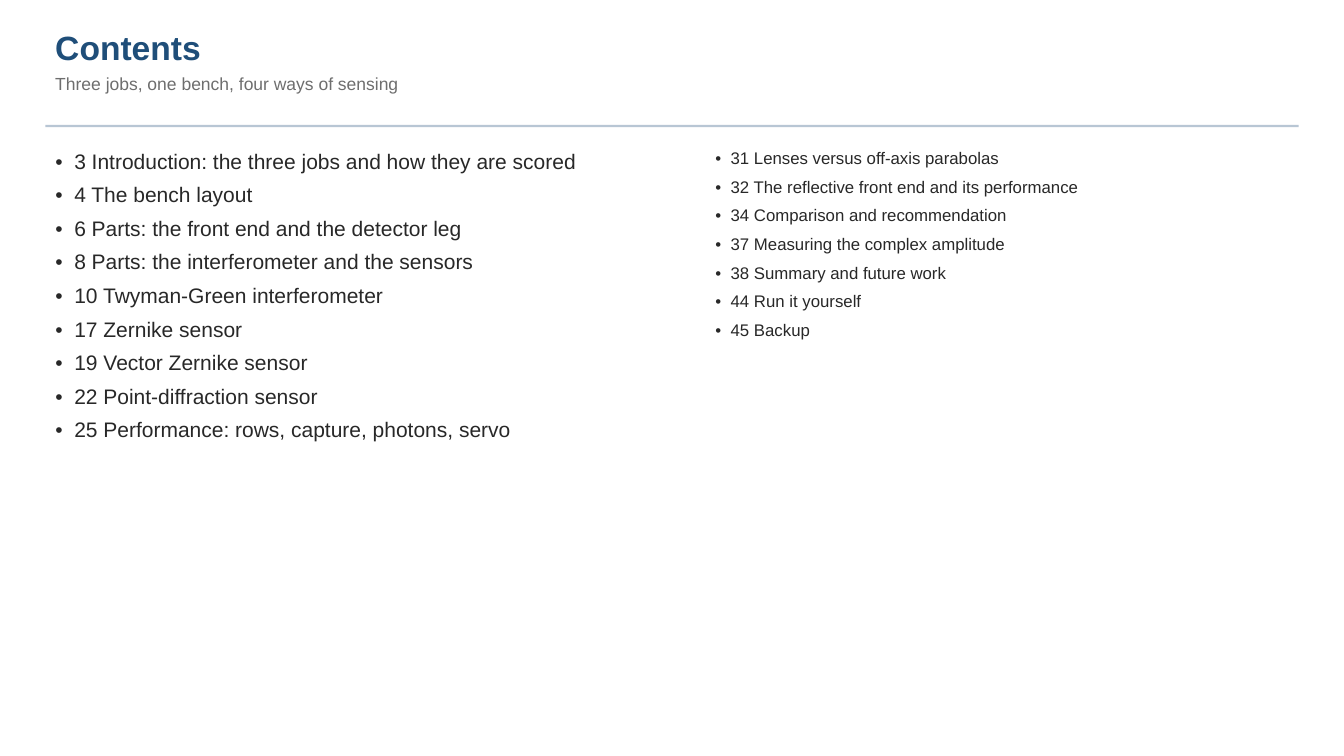
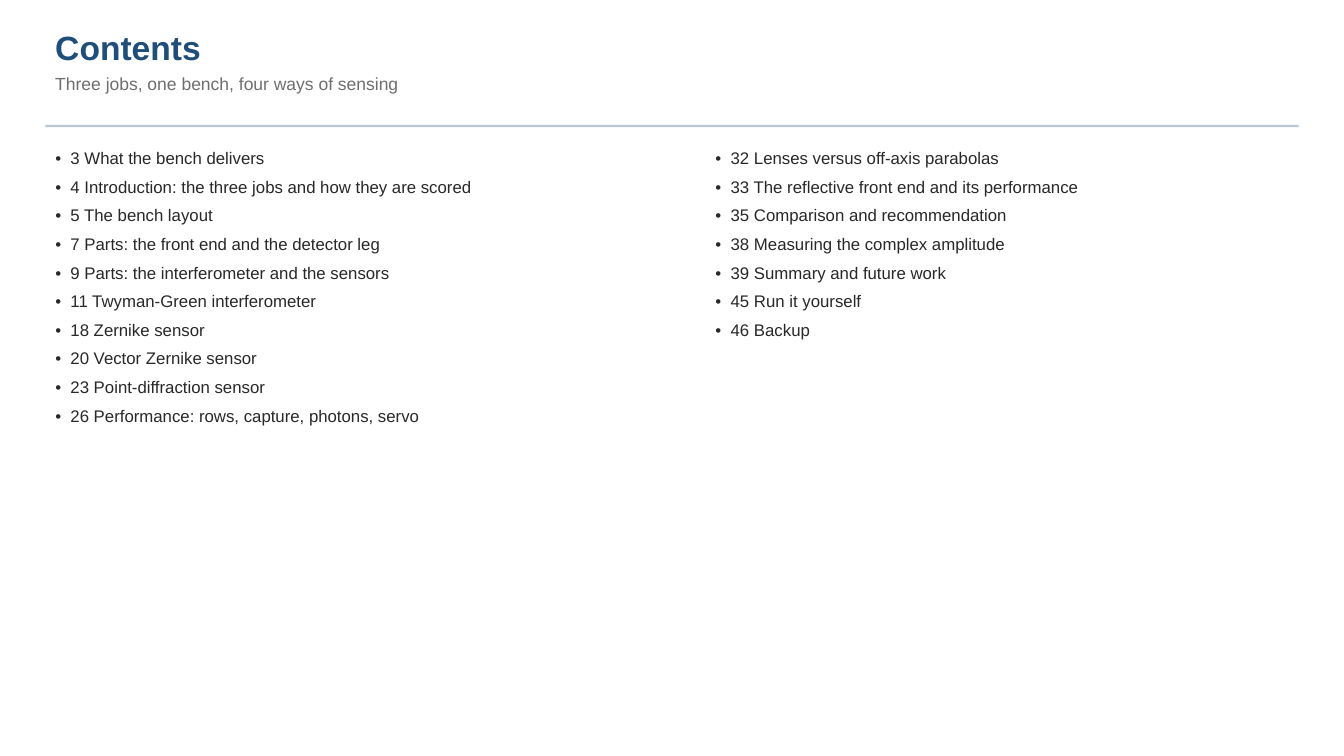
Before and after one commit to nasa-jpl/macos, a slide deck: slide 2 of demo_session/deck_gauges_baseline.pptx. Drawn at 1344x756 pixels with LibreOffice and Linux fonts; fonts in the diff are those of the drawing. Boxes give left, top, right and bottom in pixels: in the first picture for what was removed or moved away, otherwise in the second. Text is boxed around its words. In the diff, an @@ line names an element or a change of style, - is before the commit and + after.

```diff
--- a/demo_session/deck_gauges_baseline.pptx
+++ b/demo_session/deck_gauges_baseline.pptx
@@ text at (70,152,471,426): text changed; size 15 to 12 pt @@
-• 3 Introduction: the three jobs and how they are scored
-• 4 The bench layout
-• 6 Parts: the front end and the detector leg
-• 8 Parts: the interferometer and the sensors
-• 10 Twyman-Green interferometer
-• 17 Zernike sensor
-• 19 Vector Zernike sensor
-• 22 Point-diffraction sensor
-• 25 Performance: rows, capture, photons, servo
+• 3 What the bench delivers
+• 4 Introduction: the three jobs and how they are scored
+• 5 The bench layout
+• 7 Parts: the front end and the detector leg
+• 9 Parts: the interferometer and the sensors
+• 11 Twyman-Green interferometer
+• 18 Zernike sensor
+• 20 Vector Zernike sensor
+• 23 Point-diffraction sensor
+• 26 Performance: rows, capture, photons, servo
@@ text at (731,152,1078,340): text changed @@
-• 31 Lenses versus off-axis parabolas
-• 32 The reflective front end and its performance
-• 34 Comparison and recommendation
-• 37 Measuring the complex amplitude
-• 38 Summary and future work
-• 44 Run it yourself
-• 45 Backup
+• 32 Lenses versus off-axis parabolas
+• 33 The reflective front end and its performance
+• 35 Comparison and recommendation
+• 38 Measuring the complex amplitude
+• 39 Summary and future work
+• 45 Run it yourself
+• 46 Backup
```
Also in this commit, not shown: 2 other slides changed, 1 slide added, 3 other files.
